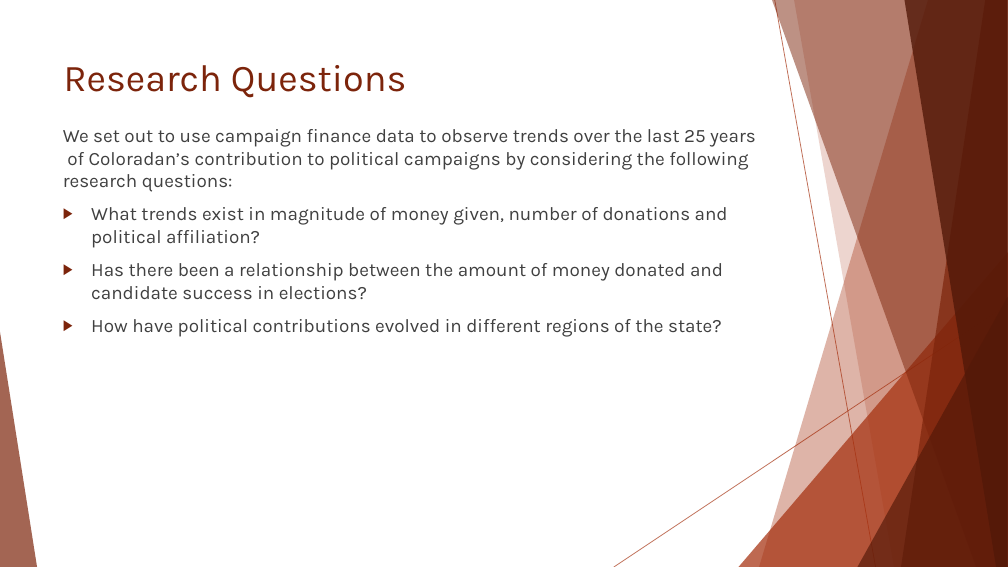
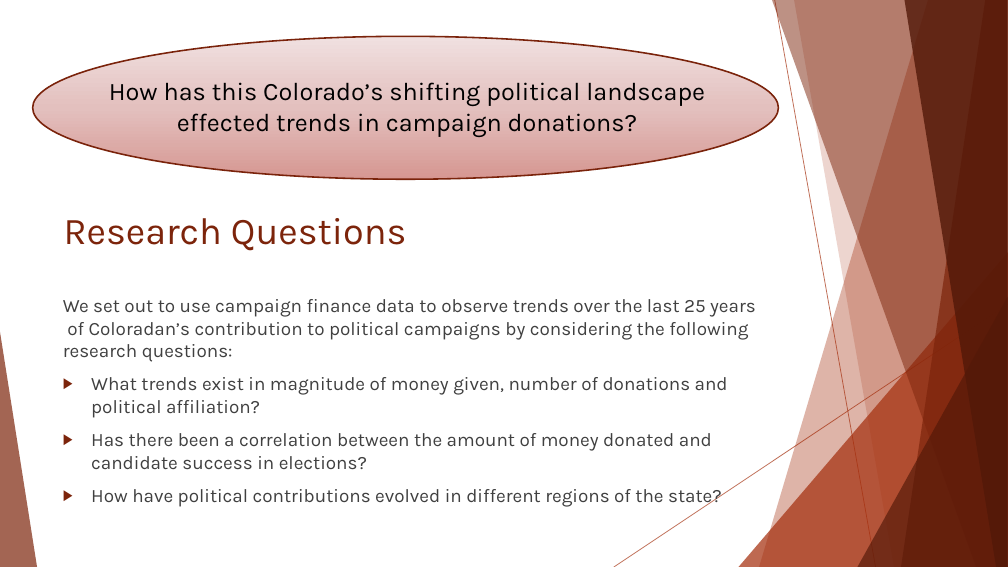
Before and after one commit to dslachar/analysis_of_crp_data, a slide deck: slide 4 of project_presention.pptx. Drawn at 1008x567 pixels with LibreOffice and Linux fonts; fonts in the diff are those of the drawing. Boxes give left, top, right and bottom in pixels: in the first picture for what was removed or moved away, otherwise in the second. Text is boxed around its words. In the diff, an @@ line names an element or a change of style, - is before the commit and + after.

Commit message:
final presentation updates

```diff
--- a/project_presention.pptx
+++ b/project_presention.pptx
@@ ellipse added at (x1=33, y1=36, x2=778, y2=179), fill gradient #D69793 to #E4C1BF to #F1E1E0, outline #7A240B 1.5 pt @@
@@ text added at (x1=109, y1=82, x2=705, y2=137), 24 pt, text #000000 @@
+How has this Colorado’s shifting political landscape effected trends in campaign donations?
@@ title "Research Questions" moved from (x1=64, y1=65, x2=406, y2=98) to (x1=64, y1=218, x2=406, y2=251) @@
@@ text "We set out to use ..." moved from (x1=63, y1=129, x2=756, y2=337) to (x1=63, y1=299, x2=756, y2=508) @@
@@ text at (x1=91, y1=433, x2=712, y2=469): text changed @@
-▶ Has there been a relationship between the amount of money donated and candidate success in elections?
+▶ Has there been a correlation between the amount of money donated and candidate success in elections?
```
Also in this commit, not shown: 2 other slides changed, 1 slide added, 2 slides removed.
